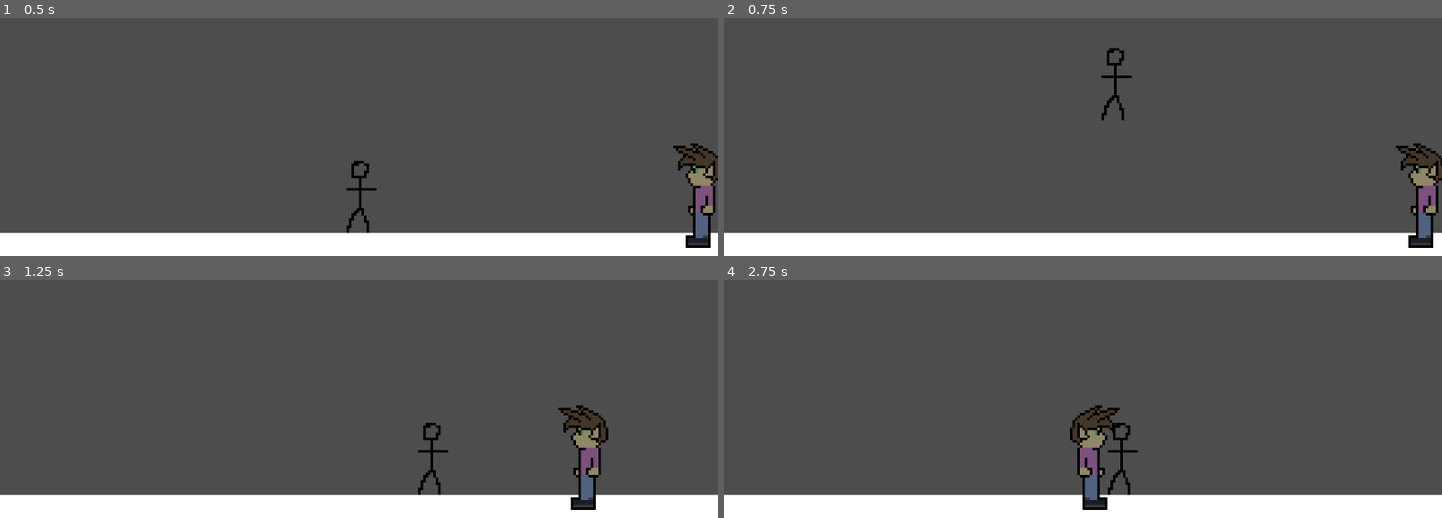
Above: before the commit, frames 1-4 (two rows, left to right).
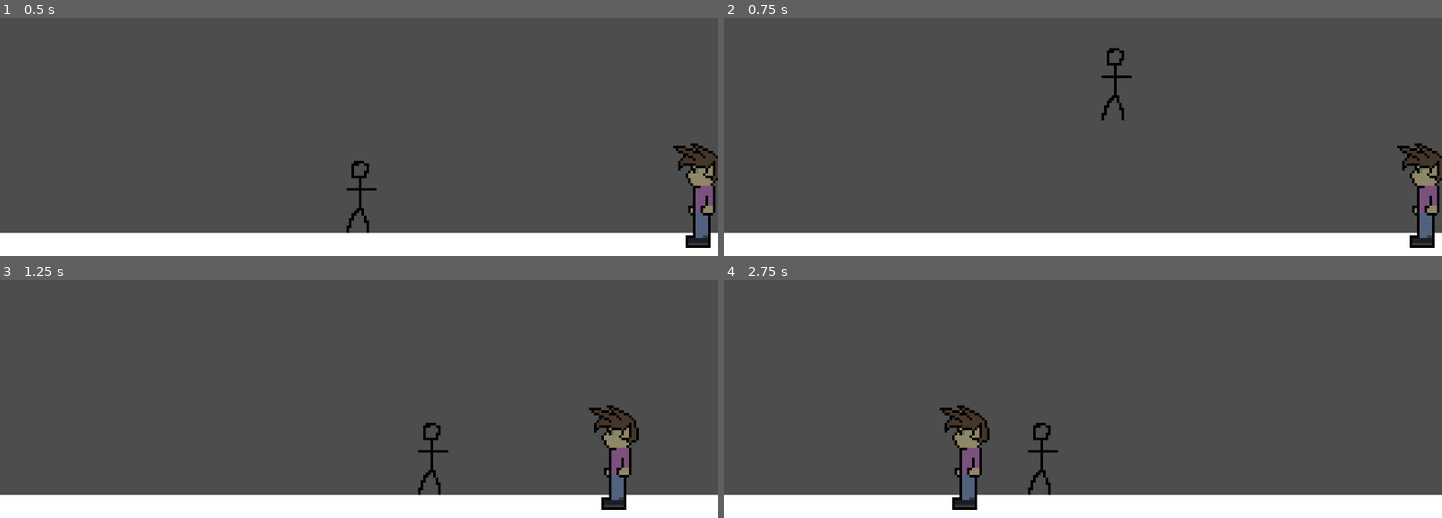
Above: after the commit, the same moments.

Repository: MastersUniversity/Stealth-Platformer
Game: Godot game, scene res://main_game.tscn
Two runs of this game, one before a commit and one after it. Both use one fixed random seed, a clock stepped at 60 frames per second and the inputs below.
Inputs:
- Up to frame 1 (0.5 s): no input
- Up to frame 2 (0.75 s): tap Enter (ui_accept) at 0.5 s; hold Right (ui_right) from 0.53 s (still down)
- Up to frame 3 (1.25 s): keep holding Right (ui_right); tap Enter (ui_accept) at 0.77 s
- Up to frame 4 (2.75 s): tap Enter (ui_accept) at 1.52 s; release Right (ui_right) at 2.03 s; hold Left (ui_left) from 2.03 s (still down)

Frame 1 is identical in both runs. In frame 2, 0.5% of the frame differs, in the area x 93-100%, y 52-97%; in frame 3, 3.1%; in frame 4, 3.8%, in the area x 30-58%, y 52-97%.
Error before the commit: Parse Error: Expected indented block after function declaration. (res://Scenes/Characters/Civilian/Vision.gd:14)

Commit message:
Worked on Vision for Enemy
Need to implement enemy moving toward player after vision.

Diff:
--- a/Scenes/Characters/Civilian/Civilian.gd
+++ b/Scenes/Characters/Civilian/Civilian.gd
@@ -6,7 +6,7 @@
 
 # Get the gravity from the project settings to be synced with RigidBody nodes.
 var gravity = ProjectSettings.get_setting("physics/2d/default_gravity")
-var pursuing = false
+var pursuing : bool = false
 var faceLeft = true
 @export var player = Node2D
 
@@ -26,6 +26,8 @@
 
 	move_and_slide()
 
+func set_pursuit(state):
+	pursuing = state
 
 func _on_area_2d_body_entered(body):
 	if body == player:
@@ -41,6 +43,8 @@
 	pursuing = true
 	check_direction(body.get_global_location())
 
+
+
 func check_direction(soundLocation):
 	if soundLocation < get_global_position() and faceLeft == false:
 		scale.x *= -1
--- a/Scenes/Characters/Civilian/Vision.gd
+++ b/Scenes/Characters/Civilian/Vision.gd
@@ -1,14 +1,30 @@
 extends Node
 
-signal player_spotted
+@export var player = Node2D
+var minStealth
 
 # Called when the node enters the scene tree for the first time.
 func _ready():
-	pass # Replace with function body.
+	if self.name == "FarSight":
+		minStealth = 50
+	elif self.name == "NearSight":
+		minStealth = 100
 
 
-# Called every frame. 'delta' is the elapsed time since the previous frame.
-func _process(delta):
-	pass
+#From using the _on_body_entered, which sends a signal to the node itself, detect if node is player
+#if node is player, first check enemy's position in relation to player's position.
+#Check player's stealth, depending on the whether enemy is on the left or right of player.
+func _on_body_entered(body):
+	print("Body detected")
+	if body == player:
+		var rightVisible = MainGame.get_player_right_invisibility()
+		var leftVisible = MainGame.get_player_left_invisibility()
 
-func _on_area_2d_area_entered(area):
+		if body.get_global_position() < get_parent().get_global_position():
+			if rightVisible > minStealth:
+				MainGame.set_alarm_triggered(true)
+				get_parent().set_pursuit(true)
+		else:
+			if leftVisible > minStealth:
+				MainGame.set_alarm_triggered(true)
+				get_parent().set_pursuit(true)
--- a/Scenes/Characters/Civilian/civilian.tscn
+++ b/Scenes/Characters/Civilian/civilian.tscn
@@ -28,6 +28,9 @@
 polygon = PackedVector2Array(0, -10, -128, -88, -128, 80)
 
 [node name="NearSight" type="Area2D" parent="."]
+position = Vector2(-1.69407e-21, 0)
+scale = Vector2(1, 1)
+script = ExtResource("3_xs1v7")
 
 [node name="CollisionPolygon2D" type="CollisionPolygon2D" parent="NearSight"]
 position = Vector2(1.42109e-14, -5)
@@ -37,7 +40,6 @@
 [node name="Ear" parent="." instance=ExtResource("3_hxvqy")]
 position = Vector2(5, -8)
 
-[connection signal="body_entered" from="FarSight" to="." method="_on_area_2d_body_entered"]
-[connection signal="body_exited" from="FarSight" to="." method="_on_area_2d_body_exited"]
+[connection signal="body_entered" from="FarSight" to="FarSight" method="_on_body_entered"]
 [connection signal="body_entered" from="NearSight" to="." method="_on_area_2d_body_entered"]
 [connection signal="heard_sound" from="Ear" to="." method="_on_sound_listener_heard_sound"]
--- a/project.godot
+++ b/project.godot
@@ -14,3 +14,7 @@
 run/main_scene="res://main_game.tscn"
 config/features=PackedStringArray("4.1", "Forward Plus")
 config/icon="res://icon.svg"
+
+[autoload]
+
+MainGame="*res://MainGame.gd"
